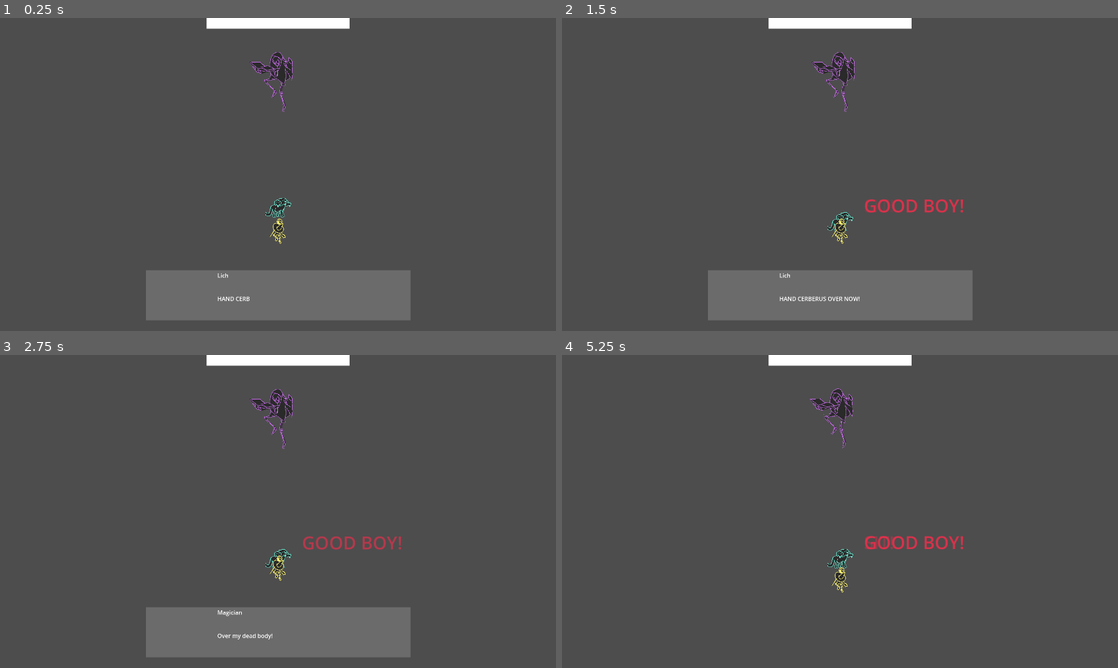
Above: before the commit, frames 1-4 (two rows, left to right).
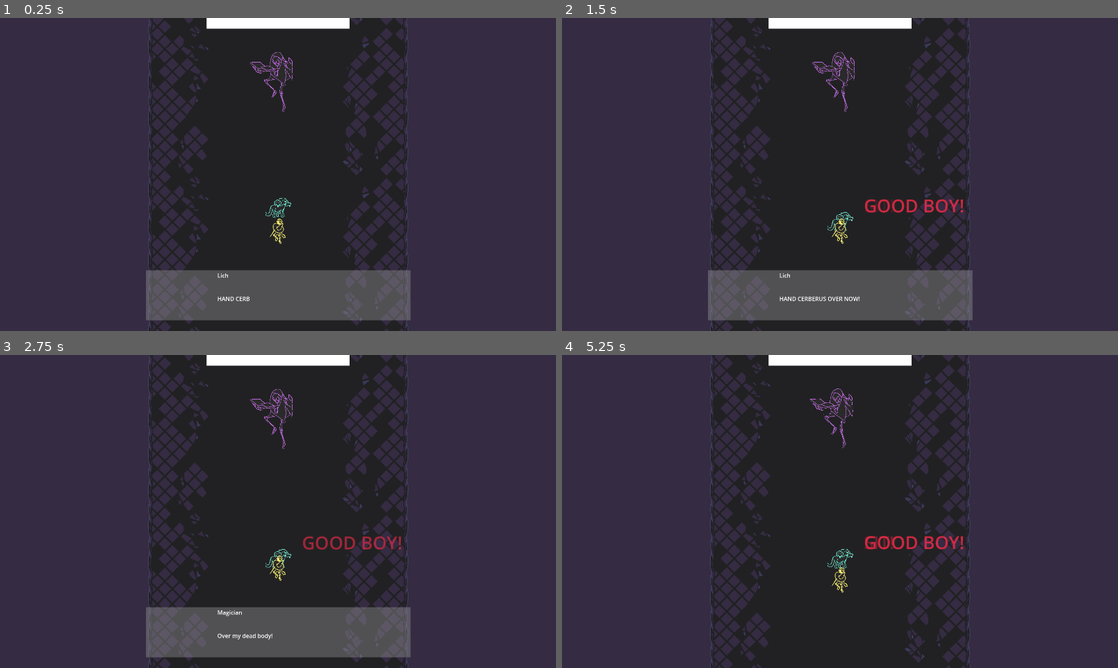
Above: after the commit, the same moments.

Repository: JeppeLindberg/toxic-terror
Game: Godot game, scene res://scenes/main.tscn
Same seed, same stepped clock (60 frames per second), same inputs: the game is played once before the commit and once after it.
Inputs:
- Up to frame 1 (0.25 s): no input
- Up to frame 2 (1.5 s): tap Enter (interact) at 0.5 s; hold D (move_right) 0.53-1.28 s; tap Space (sit) at 0.6, 1.25 s; hold S (move_down) from 1.28 s (still down); tap Shift (improve_accuracy) at 1.35 s
- Up to frame 3 (2.75 s): tap Space (sit) at 1.55, 2.3 s; release S (move_down) at 2.03 s; hold D (move_right) from 2.03 s (still down); tap Enter (interact) at 2.1 s
- Up to frame 4 (5.25 s): release D (move_right) at 2.78 s; hold W (move_up) 2.78-3.53 s; tap Space (sit) at 2.85, 3.6, 4.55, 5 s; tap Enter (interact) at 3.5, 5.1 s; hold A (move_left) 3.53-5.03 s; tap Shift (improve_accuracy) at 4.35 s; hold S (move_down) from 5.03 s (still down)

The runs differ from the first frame. In frame 1, 96% of the frame differs, in the area x 0-100%, y 0-100%; in frame 2, 96%; in frame 3, 96%; in frame 4, 98%.

Commit message:
progress

Diff:
--- /dev/null
+++ b/prefabs/sprite_tiles.tscn
@@ -0,0 +1,7 @@
+[gd_scene load_steps=2 format=3 uid="uid://csie28gmh1vj3"]
+
+[ext_resource type="Texture2D" uid="uid://be0uw1vjsb0e5" path="res://sprites/tiles.png" id="1_mwo8r"]
+
+[node name="tiles" type="Sprite2D"]
+texture_filter = 1
+texture = ExtResource("1_mwo8r")
--- /dev/null
+++ b/prefabs/sprite_wall_1.tscn
@@ -0,0 +1,7 @@
+[gd_scene load_steps=2 format=3 uid="uid://dromegv3dgvsh"]
+
+[ext_resource type="Texture2D" uid="uid://cypybmyywlg0" path="res://sprites/wall.png" id="1_fwjo4"]
+
+[node name="wall_1" type="Sprite2D"]
+texture_filter = 1
+texture = ExtResource("1_fwjo4")
--- /dev/null
+++ b/prefabs/sprite_wall_2.tscn
@@ -0,0 +1,9 @@
+[gd_scene load_steps=2 format=3 uid="uid://6ouluuwdlrln"]
+
+[ext_resource type="Texture2D" uid="uid://cypybmyywlg0" path="res://sprites/wall.png" id="1_q77lb"]
+
+[node name="wall_2" type="Sprite2D"]
+texture_filter = 1
+rotation = 3.14159
+scale = Vector2(1, -1)
+texture = ExtResource("1_q77lb")
--- a/project.godot
+++ b/project.godot
@@ -65,3 +65,4 @@
 
 renderer/rendering_method="gl_compatibility"
 renderer/rendering_method.mobile="gl_compatibility"
+environment/defaults/default_clear_color=Color(0.207843, 0.168627, 0.258824, 1)
--- a/scenes/main.tscn
+++ b/scenes/main.tscn
@@ -6,8 +6,13 @@
 [ext_resource type="Script" uid="uid://dyimu4htgkla" path="res://scripts/manager.gd" id="2_0ld40"]
 [ext_resource type="PackedScene" uid="uid://b78dlredjpcxm" path="res://prefabs/sit.tscn" id="2_a8y0u"]
 [ext_resource type="Script" uid="uid://dd6y615h01e4g" path="res://scripts/camera_pivot.gd" id="2_tefeu"]
+[ext_resource type="Texture2D" uid="uid://cypybmyywlg0" path="res://sprites/wall.png" id="2_vxglm"]
 [ext_resource type="PackedScene" uid="uid://b6626f0ja7eqp" path="res://prefabs/enemy_lich_1.tscn" id="3_0ld40"]
 [ext_resource type="Script" uid="uid://bliqtt0vluaog" path="res://scripts/dog.gd" id="3_jyhfs"]
+[ext_resource type="Script" uid="uid://waakrjkxqugk" path="res://scripts/sprite_repeater.gd" id="4_og1vs"]
+[ext_resource type="PackedScene" uid="uid://csie28gmh1vj3" path="res://prefabs/sprite_tiles.tscn" id="5_og1vs"]
+[ext_resource type="PackedScene" uid="uid://dromegv3dgvsh" path="res://prefabs/sprite_wall_1.tscn" id="6_2wyq8"]
+[ext_resource type="PackedScene" uid="uid://6ouluuwdlrln" path="res://prefabs/sprite_wall_2.tscn" id="6_og1vs"]
 [ext_resource type="Script" uid="uid://bvgwp2okbuhhe" path="res://scripts/bullet_emitter.gd" id="6_tipki"]
 [ext_resource type="PackedScene" uid="uid://d17rg63p8cs3f" path="res://prefabs/player_bullet.tscn" id="7_85g3d"]
 [ext_resource type="Script" uid="uid://d3i6m57vhi8q" path="res://scripts/pattern_player_wide.gd" id="8_choun"]
@@ -64,12 +69,36 @@
 [node name="main" type="Node2D"]
 script = ExtResource("1_tbgi4")
 
+[node name="Sprite2D" type="Sprite2D" parent="."]
+texture_filter = 1
+position = Vector2(-365, 0)
+texture = ExtResource("2_vxglm")
+
 [node name="manager" type="Node2D" parent="." node_paths=PackedStringArray("enemy_spawn_pos", "dialog")]
 script = ExtResource("2_0ld40")
 enemy_spawn_pos = NodePath("../camera_pivot/enemy_spawn_pos")
 dialog = NodePath("../ui/ui/dialog")
 lich_1_prefab = ExtResource("3_0ld40")
 
+[node name="tiles_repeater" type="Node2D" parent="." node_paths=PackedStringArray("track_node")]
+script = ExtResource("4_og1vs")
+sprite = ExtResource("5_og1vs")
+sprite_size_y = 420
+sprite_count = 10
+track_node = NodePath("../camera_pivot")
+
+[node name="wall_1_repeater" type="Node2D" parent="." node_paths=PackedStringArray("track_node")]
+position = Vector2(-365, 0)
+script = ExtResource("4_og1vs")
+sprite = ExtResource("6_2wyq8")
+track_node = NodePath("../camera_pivot")
+
+[node name="wall_2_repeater" type="Node2D" parent="." node_paths=PackedStringArray("track_node")]
+position = Vector2(365, 0)
+script = ExtResource("4_og1vs")
+sprite = ExtResource("6_og1vs")
+track_node = NodePath("../camera_pivot")
+
 [node name="camera_pivot" type="AnimatableBody2D" parent="."]
 collision_layer = 32
 collision_mask = 32
@@ -91,11 +120,11 @@
 [node name="camera" type="Camera2D" parent="camera_pivot"]
 
 [node name="box" type="CollisionShape2D" parent="camera_pivot"]
-position = Vector2(-527.5, 0)
+position = Vector2(-528.5, 0)
 shape = SubResource("RectangleShape2D_gqmmt")
 
 [node name="box2" type="CollisionShape2D" parent="camera_pivot"]
-position = Vector2(527.5, 0)
+position = Vector2(528.5, 0)
 shape = SubResource("RectangleShape2D_yc10j")
 
 [node name="box3" type="CollisionShape2D" parent="camera_pivot"]
--- /dev/null
+++ b/scripts/sprite_repeater.gd
@@ -0,0 +1,20 @@
+extends Node2D
+
+@export var sprite: PackedScene
+@export var sprite_size_y = 100
+@export var sprite_count = 100
+@export var track_node: Node2D
+
+
+func _ready():
+	for i in range(sprite_count):
+		var new_sprite = sprite.instantiate()
+		add_child(new_sprite)
+
+func _process(_delta: float) -> void:
+	var no_of_children = get_child_count()
+	for i in range(no_of_children):
+		var max_y =sprite_size_y * no_of_children
+		var y_pos = -(max_y / 2.0) + i * sprite_size_y
+		var track_node_y_pos = floor(track_node.global_position.y / sprite_size_y) * sprite_size_y
+		get_child(i).global_position.y = y_pos + track_node_y_pos
Binary file added: asesprite/tiles.aseprite
Binary file added: asesprite/wall.aseprite
Not shown: 1 places in scenes/main.tscn that only renumber resources
Not shown, added: scripts/sprite_repeater.gd.uid
Binary file added: sprites/tiles.png
Not shown, added: sprites/tiles.png.import
Binary file added: sprites/wall.png
Not shown, added: sprites/wall.png.import
Not shown, added: clip_studio_paint/tiles.clip
